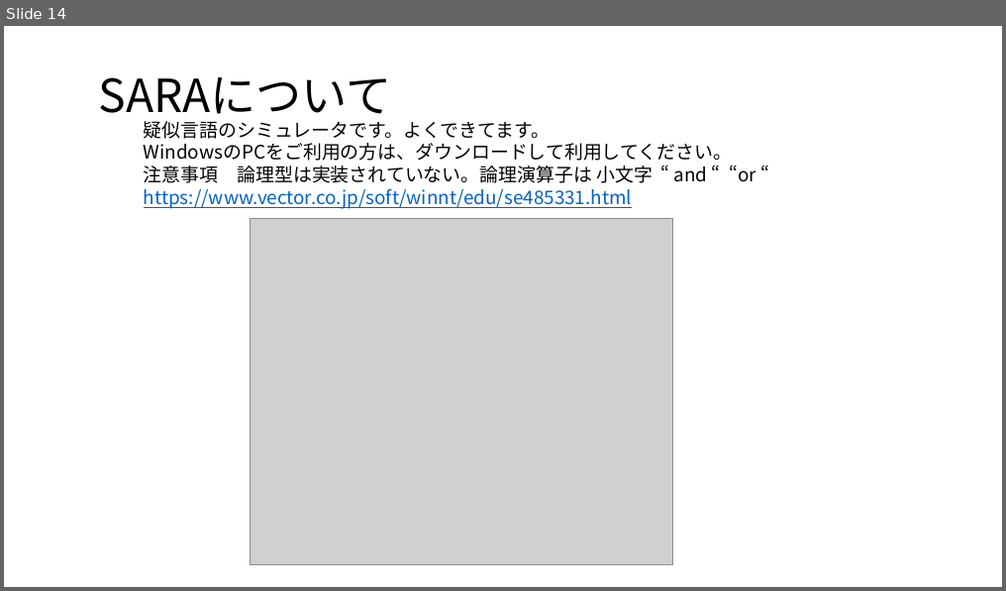
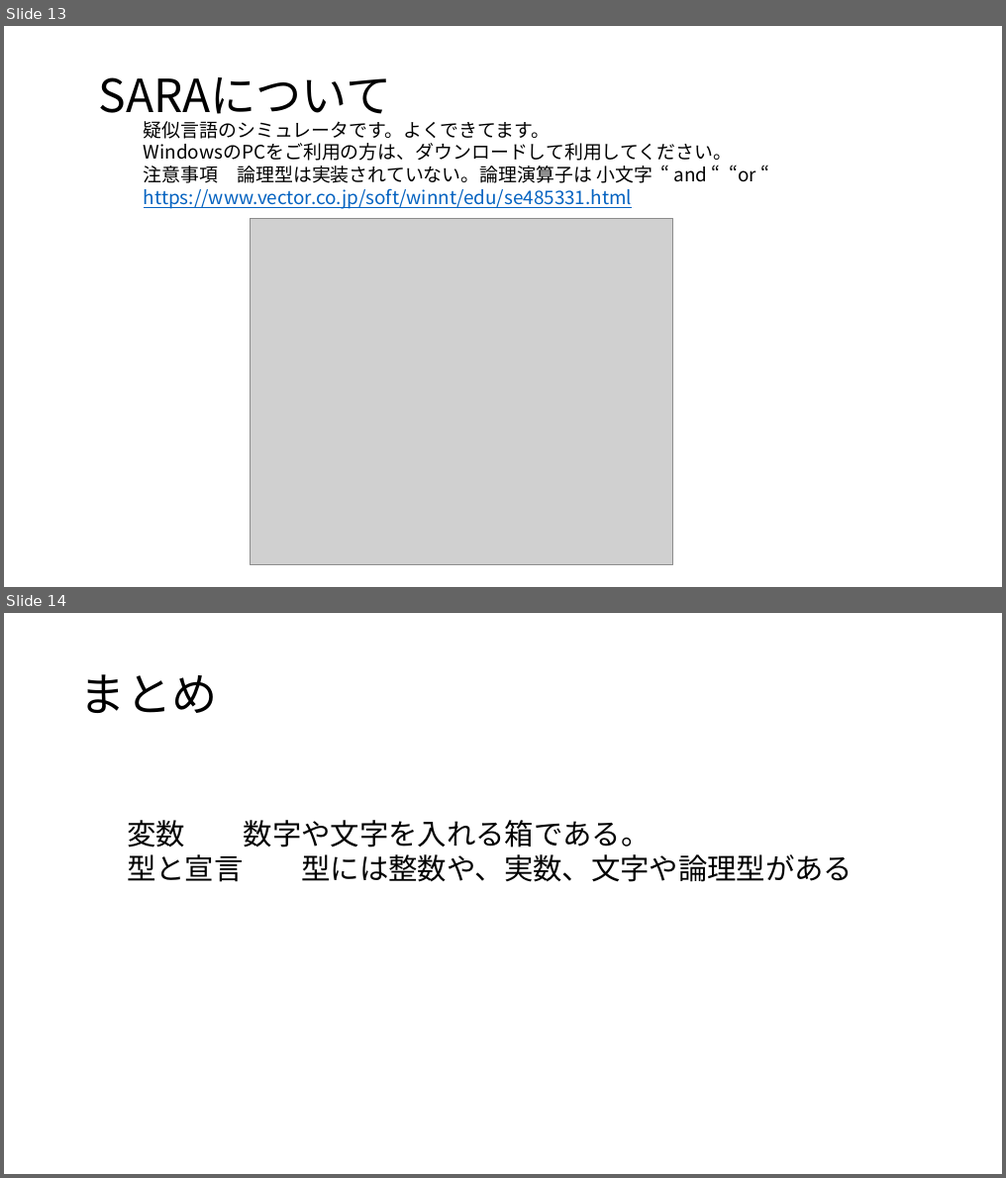
Before and after one commit to masakage/algorithm, a slide deck: docs/第1回アルゴリズムとは何か.pptx. Shown one above the other, each under a label of ours: slide 14 before the commit, slides 13 and 14 after it. The pictures are 1006x591 and 1006x1178 pixels, drawn with LibreOffice and Linux fonts; fonts in the diff are those of the drawing; grey boxes stand for pictures. Boxes give left, top, right and bottom in pixels: in the first picture for what was removed or moved away, otherwise in the second. Text is boxed around its words. In the diff, an @@ line names an element or a change of style, - is before the commit and + after.

Commit message:
まとめを追加

```diff
--- a/docs/第1回アルゴリズムとは何か.pptx
+++ b/docs/第1回アルゴリズムとは何か.pptx
@@ slide 14 added at bbox=[4, 613, 1002, 1174], background #FFFFFF @@
@@ title added at bbox=[80, 674, 218, 713], 44 pt, text #000000 @@
+まとめ
@@ text added at bbox=[127, 820, 852, 882], 28 pt, text #000000 @@
+変数 数字や文字を入れる箱である。
+型と宣言 型には整数や、実数、文字や論理型がある
@@ what was slide 14 is now slide 13 @@
```
Also in this commit, not shown: 1 slide removed.
